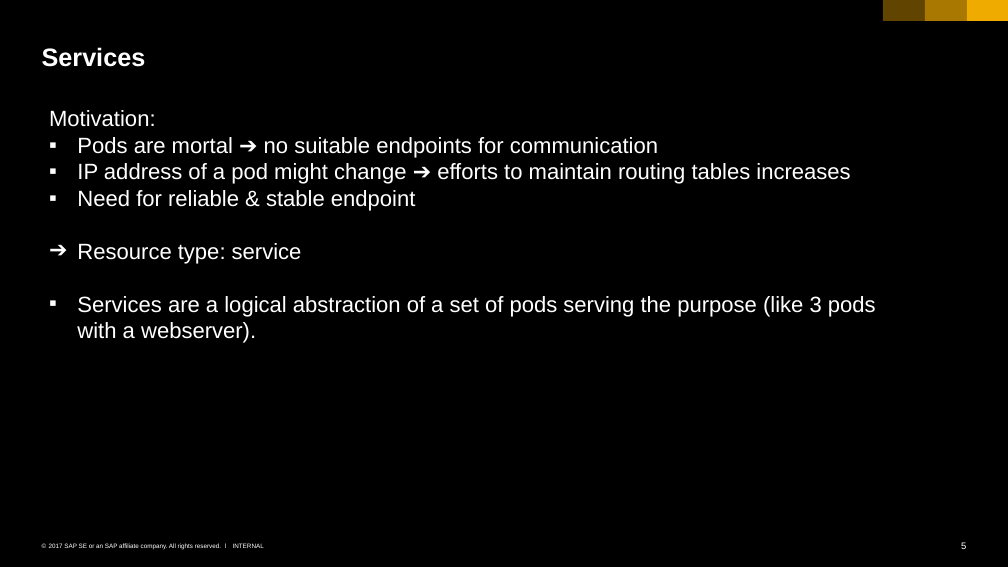
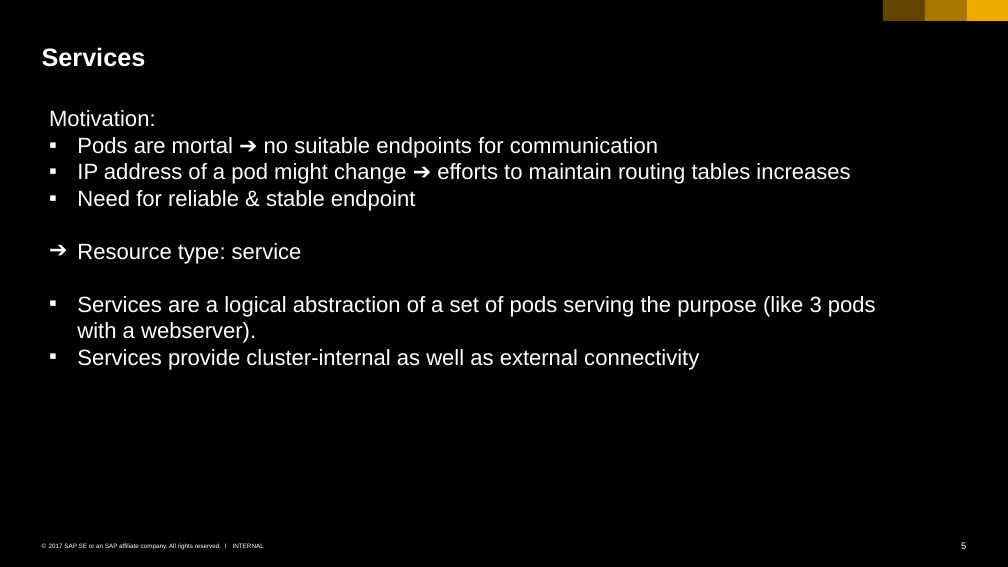
Before and after one commit to cuijiyao01/docker-k8s-training, a slide deck: slide 5 of kubernetes/04_networking_services.pptx. Drawn at 1008x567 pixels with LibreOffice and Linux fonts; fonts in the diff are those of the drawing. Boxes give left, top, right and bottom in pixels: in the first picture for what was removed or moved away, otherwise in the second. Text is boxed around its words. In the diff, an @@ line names an element or a change of style, - is before the commit and + after.

```diff
--- a/kubernetes/04_networking_services.pptx
+++ b/kubernetes/04_networking_services.pptx
@@ text at bbox=[77, 349, 699, 370]: paragraph added @@
+▪ Services provide cluster-internal as well as external connectivity
```
Also in this commit, not shown: 2 slides added.
